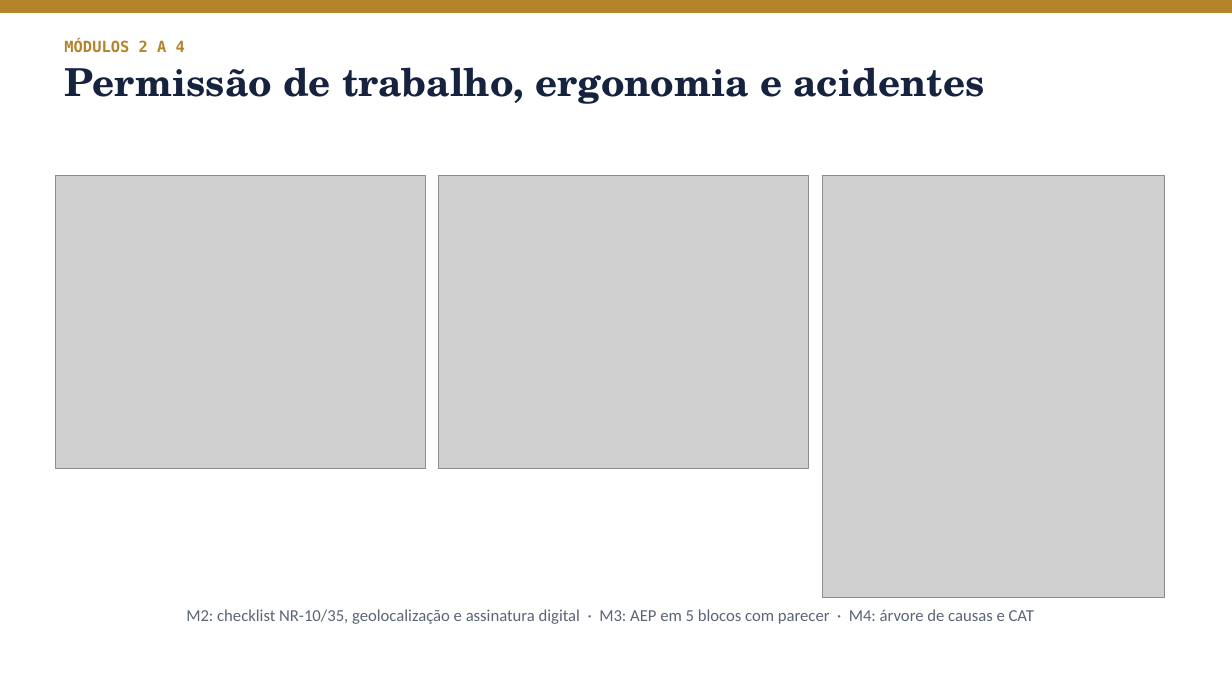
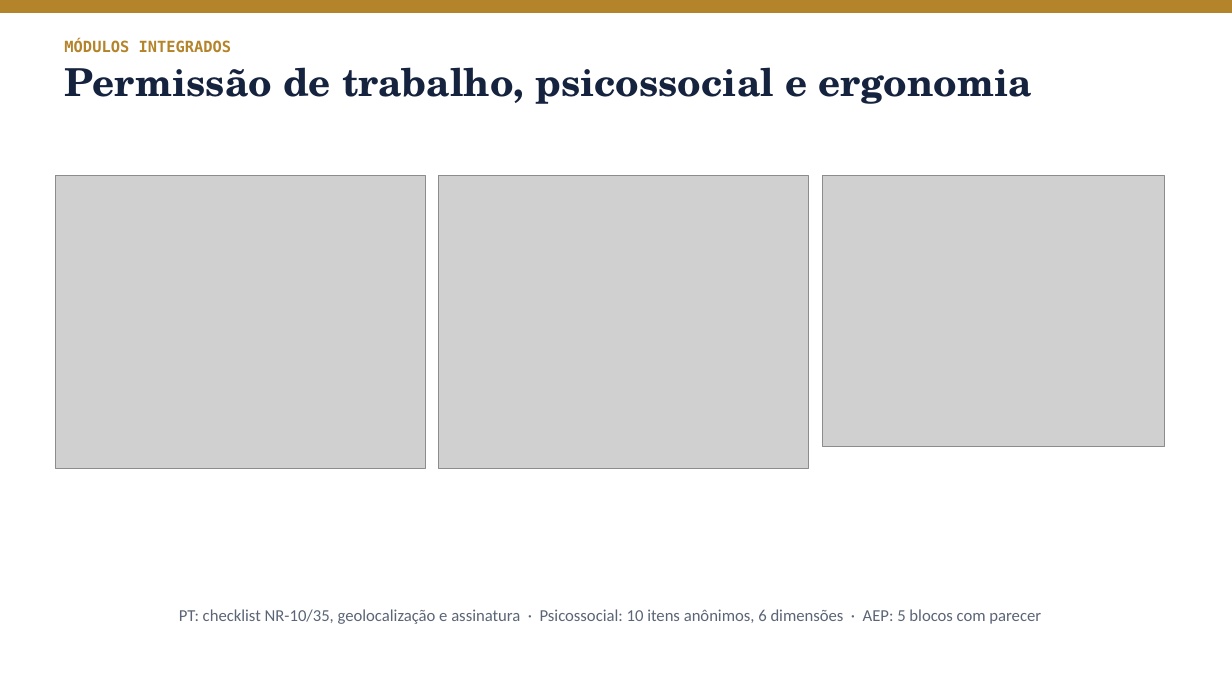
Before and after one commit to rodrigozambon20-del/TCCENGENHARIASEGURAN-A, a slide deck: slide 9 of docs/tcc/apresentacao/Apresentacao_Banca_Psike.pptx. Drawn at 1232x693 pixels with LibreOffice and Linux fonts; fonts in the diff are those of the drawing; grey boxes stand for pictures. Boxes give left, top, right and bottom in pixels: in the first picture for what was removed or moved away, otherwise in the second. Text is boxed around its words. In the diff, an @@ line names an element or a change of style, - is before the commit and + after.

```diff
--- a/docs/tcc/apresentacao/Apresentacao_Banca_Psike.pptx
+++ b/docs/tcc/apresentacao/Apresentacao_Banca_Psike.pptx
@@ text at [64,39,1032,104]: text changed @@
-MÓDULOS 2 A 4
-Permissão de trabalho, ergonomia e acidentes
+MÓDULOS INTEGRADOS
+Permissão de trabalho, psicossocial e ergonomia
@@ picture: place and size @@
-picture at [823,176,1165,598]
+picture at [823,176,1165,446]
@@ text at [179,609,1041,624]: text changed @@
-M2: checklist NR-10/35, geolocalização e assinatura digital · M3: AEP em 5 blocos com parecer · M4: árvore de causas e CAT
+PT: checklist NR-10/35, geolocalização e assinatura · Psicossocial: 10 itens anônimos, 6 dimensões · AEP: 5 blocos com parecer
```
Also in this commit, not shown: 11 other slides changed, 1 slide added, 1 slide removed, 5 other files.
